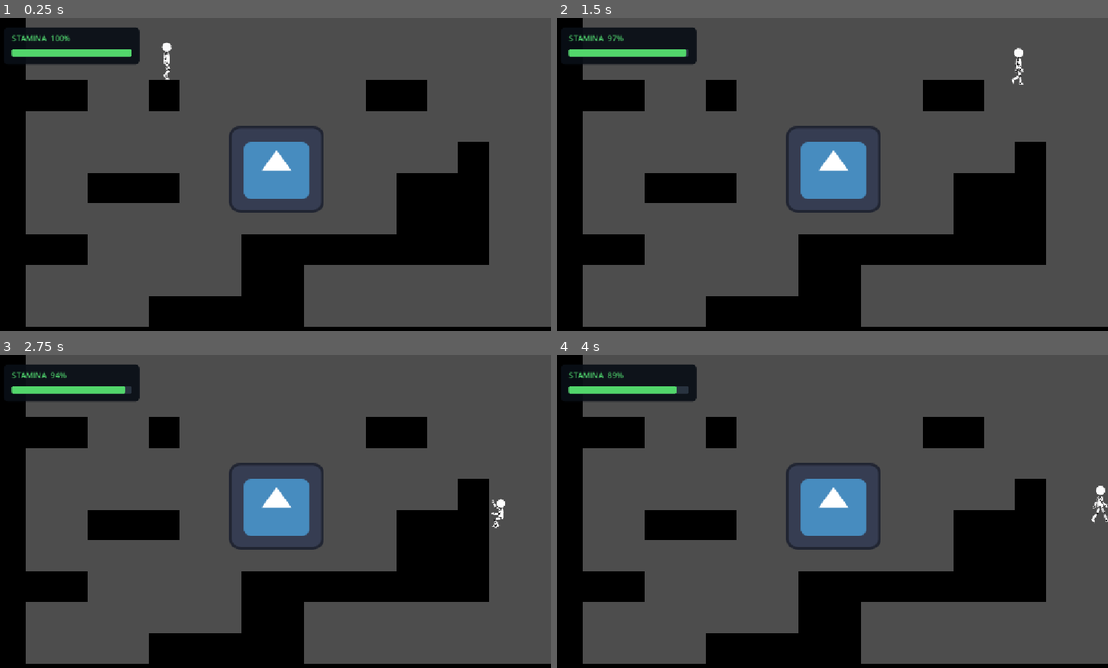
Above: before the commit, frames 1-4 (two rows, left to right).
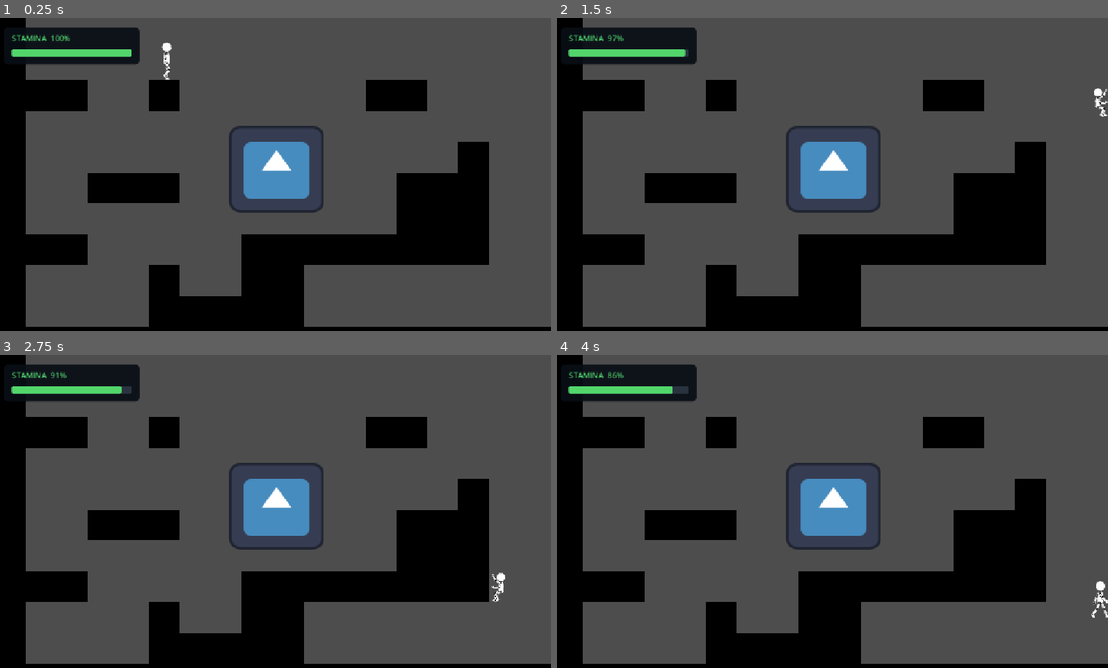
Above: after the commit, the same moments.

Repository: DonDuncombe/Strike
Game: Godot game, scene res://scenes/main.tscn
Two runs of this game, one before a commit and one after it. Both use one fixed random seed, a clock stepped at 60 frames per second and the inputs below. The engine's default icon, where the game draws it, is replaced by a stand-in: a white triangle on a blue panel in a dark square.
Inputs:
- Up to frame 1 (0.25 s): no input
- Up to frame 2 (1.5 s): tap Enter at 0.5 s; hold D (move_right) from 0.53 s (still down); tap W (climb) at 0.6 s; tap Space (move_jump) at 0.77 s; tap F (dash) at 0.8, 1.35 s
- Up to frame 3 (2.75 s): tap Space (move_jump) at 1.52 s; tap W (climb) at 1.55, 2.1 s; release D (move_right) at 2.03 s; hold A (move_left) from 2.03 s (still down); tap F (dash) at 2.3 s
- Up to frame 4 (4 s): release A (move_left) at 2.78 s; hold D (move_right) from 2.78 s (still down); tap F (dash) at 2.85, 3.8 s; tap Space (move_jump) at 3.02, 3.77 s; tap W (climb) at 3.05, 3.6 s

The runs differ from the first frame. In frame 1, 0.6% of the frame differs, in the area x 27-33%, y 78-89%; in frame 2, 0.8%; in frame 3, 0.8%; in frame 4, 0.9%, in the area x 10-100%, y 5-89%.

Commit message:
player movement tuning

Diff:
--- a/scenes/main.tscn
+++ b/scenes/main.tscn
@@ -28,13 +28,19 @@
 
 [node name="Player" parent="." unique_id=2061209260 instance=ExtResource("1_o5qli")]
 position = Vector2(356, 57)
+move_speed = 140.0
+walk_cycle_distance = 200.0
+climb_cycle_distance = 200.0
+max_fall_speed = 2500.0
 dash_unlocked = true
 double_jump_unlocked = true
 wall_climb_unlocked = true
-wall_climb_speed = 150.0
-wall_jump_impulse = Vector2(250, -800)
+wall_climb_speed = 80.0
+wall_jump_impulse = Vector2(250, -700)
 wall_jump_input_grace = 0.4
-dash_speed = 1000.0
+wall_low_stamina_threshold = 15.0
+wall_tired_slide_speed = 30.0
+dash_speed = 1500.0
 
 [node name="StaticBody2D" type="StaticBody2D" parent="." unique_id=2109793010]
 position = Vector2(584, 313)
@@ -50,5 +56,5 @@
 shape = SubResource("RectangleShape2D_u4gc1")
 
 [node name="CollisionGrid" type="TileMapLayer" parent="." unique_id=1249759944]
-tile_map_data = PackedByteArray("AAAAAAQAAAAAAAAAAAAAAAoAAAA …(1376 unchanged characters)… AAAAAAAAFAAUAAAAAAAAAAAANAAIAAAAAAAAAAAA=")
+tile_map_data = PackedByteArray("AAAAAAQAAAAAAAAAAAAAAAoAAAA …(1376 unchanged characters)… AAAAAAAAFAAUAAAAAAAAAAAANAAIAAAAAAAAAAAAFAAgAAAAAAAAAAAA=")
 tile_set = SubResource("TileSet_u4gc1")
--- a/scenes/player.tscn
+++ b/scenes/player.tscn
@@ -184,76 +184,6 @@
 region = Rect2(0, 512, 256, 256)
 filter_clip = true
 
-[sub_resource type="AtlasTexture" id="walk_11"]
-atlas = ExtResource("walk")
-region = Rect2(256, 512, 256, 256)
-filter_clip = true
-
-[sub_resource type="AtlasTexture" id="walk_12"]
-atlas = ExtResource("walk")
-region = Rect2(512, 512, 256, 256)
-filter_clip = true
-
-[sub_resource type="AtlasTexture" id="walk_13"]
-atlas = ExtResource("walk")
-region = Rect2(768, 512, 256, 256)
-filter_clip = true
-
-[sub_resource type="AtlasTexture" id="walk_14"]
-atlas = ExtResource("walk")
-region = Rect2(1024, 512, 256, 256)
-filter_clip = true
-
-[sub_resource type="AtlasTexture" id="walk_15"]
-atlas = ExtResource("walk")
-region = Rect2(0, 768, 256, 256)
-filter_clip = true
-
-[sub_resource type="AtlasTexture" id="walk_16"]
-atlas = ExtResource("walk")
-region = Rect2(256, 768, 256, 256)
-filter_clip = true
-
-[sub_resource type="AtlasTexture" id="walk_17"]
-atlas = ExtResource("walk")
-region = Rect2(512, 768, 256, 256)
-filter_clip = true
-
-[sub_resource type="AtlasTexture" id="walk_18"]
-atlas = ExtResource("walk")
-region = Rect2(768, 768, 256, 256)
-filter_clip = true
-
-[sub_resource type="AtlasTexture" id="walk_19"]
-atlas = ExtResource("walk")
-region = Rect2(1024, 768, 256, 256)
-filter_clip = true
-
-[sub_resource type="AtlasTexture" id="walk_20"]
-atlas = ExtResource("walk")
-region = Rect2(0, 1024, 256, 256)
-filter_clip = true
-
-[sub_resource type="AtlasTexture" id="walk_21"]
-atlas = ExtResource("walk")
-region = Rect2(256, 1024, 256, 256)
-filter_clip = true
-
-[sub_resource type="AtlasTexture" id="walk_22"]
-atlas = ExtResource("walk")
-region = Rect2(512, 1024, 256, 256)
-filter_clip = true
-
-[sub_resource type="AtlasTexture" id="walk_23"]
-atlas = ExtResource("walk")
-region = Rect2(768, 1024, 256, 256)
-filter_clip = true
-
-[sub_resource type="AtlasTexture" id="walk_24"]
-atlas = ExtResource("walk")
-region = Rect2(1024, 1024, 256, 256)
-filter_clip = true
-
 [sub_resource type="SpriteFrames" id="SpriteFrames_u4gc1"]
 animations = [{
 "frames": [{
@@ -401,51 +331,9 @@
 }, {
 "duration": 1.0,
 "texture": SubResource("walk_10")
-}, {
-"duration": 1.0,
-"texture": SubResource("walk_11")
-}, {
-"duration": 1.0,
-"texture": SubResource("walk_12")
-}, {
-"duration": 1.0,
-"texture": SubResource("walk_13")
-}, {
-"duration": 1.0,
-"texture": SubResource("walk_14")
-}, {
-"duration": 1.0,
-"texture": SubResource("walk_15")
-}, {
-"duration": 1.0,
-"texture": SubResource("walk_16")
-}, {
-"duration": 1.0,
-"texture": SubResource("walk_17")
-}, {
-"duration": 1.0,
-"texture": SubResource("walk_18")
-}, {
-"duration": 1.0,
-"texture": SubResource("walk_19")
-}, {
-"duration": 1.0,
-"texture": SubResource("walk_20")
-}, {
-"duration": 1.0,
-"texture": SubResource("walk_21")
-}, {
-"duration": 1.0,
-"texture": SubResource("walk_22")
-}, {
-"duration": 1.0,
-"texture": SubResource("walk_23")
-}, {
-"duration": 1.0,
-"texture": SubResource("walk_24")
-}],
-"loop": 1,
-"name": &"run",
+}],
+"loop": 1,
+"name": &"walk",
 "speed": 10.0
 }]
 
--- a/scripts/player.gd
+++ b/scripts/player.gd
@@ -8,7 +8,7 @@
 signal stamina_changed(value: float)
 signal stamina_exhausted()
 
-enum PlayerState { IDLE, RUN, JUMP, FALL, DASH, WALL_SLIDE, WALL_HOLD, WALL_CLIMB, WALL_REPOSITION }
+enum PlayerState { IDLE, WALK, JUMP, FALL, DASH, WALL_SLIDE, WALL_HOLD, WALL_CLIMB, WALL_REPOSITION }
 
 @export_category("Node References")
 @export var sprite: Node2D
@@ -19,6 +19,12 @@
 @export var friction: float = 1600.0
 @export var air_acceleration: float = 800.0
 @export var air_resistance: float = 300.0
+
+@export_category("Animation Travel")
+## Source-image pixels traveled over one animation cycle (11 walk frames or 25 climb frames).
+## Tune these to match planted feet/hands; world sprite scale is applied automatically.
+@export_range(1.0, 2000.0, 1.0) var walk_cycle_distance: float = 300.0
+@export_range(1.0, 2000.0, 1.0) var climb_cycle_distance: float = 400.0
 
 @export_category("Stamina")
 ## Stamina percentage. Also sets the starting stamina in the Inspector.
@@ -98,6 +104,9 @@
 var ground_jump_available: bool = false
 var is_climbing: bool = false
 var dash_start_vertical_velocity: float = 0.0
+
+var _animation_cycle: float = 0.0
+var _animation_travel: Vector2 = Vector2.ZERO
 
 var current_state: PlayerState = PlayerState.IDLE
 var _state_transitions: Dictionary = {}
@@ -173,9 +182,9 @@
 			{"target": PlayerState.WALL_SLIDE, "condition": Callable(self, "_cond_is_wall_sliding")},
 			{"target": PlayerState.JUMP, "condition": Callable(self, "_cond_is_jumping")},
 			{"target": PlayerState.FALL, "condition": Callable(self, "_cond_is_falling")},
-			{"target": PlayerState.RUN, "condition": Callable(self, "_cond_is_running")}
+			{"target": PlayerState.WALK, "condition": Callable(self, "_cond_is_walking")}
 		],
-		PlayerState.RUN: [
+		PlayerState.WALK: [
 			{"target": PlayerState.DASH, "condition": Callable(self, "_cond_is_dashing")},
 			{"target": PlayerState.WALL_SLIDE, "condition": Callable(self, "_cond_is_wall_sliding")},
 			{"target": PlayerState.JUMP, "condition": Callable(self, "_cond_is_jumping")},
@@ -186,28 +195,28 @@
 			{"target": PlayerState.DASH, "condition": Callable(self, "_cond_is_dashing")},
 			{"target": PlayerState.WALL_SLIDE, "condition": Callable(self, "_cond_is_wall_sliding")},
 			{"target": PlayerState.FALL, "condition": Callable(self, "_cond_is_falling")},
-			{"target": PlayerState.RUN, "condition": Callable(self, "_cond_is_grounded_running")},
+			{"target": PlayerState.WALK, "condition": Callable(self, "_cond_is_grounded_walking")},
 			{"target": PlayerState.IDLE, "condition": Callable(self, "_cond_is_idle")}
 		],
 		PlayerState.FALL: [
 			{"target": PlayerState.DASH, "condition": Callable(self, "_cond_is_dashing")},
 			{"target": PlayerState.WALL_SLIDE, "condition": Callable(self, "_cond_is_wall_sliding")},
 			{"target": PlayerState.JUMP, "condition": Callable(self, "_cond_is_jumping")},
-			{"target": PlayerState.RUN, "condition": Callable(self, "_cond_is_grounded_running")},
+			{"target": PlayerState.WALK, "condition": Callable(self, "_cond_is_grounded_walking")},
 			{"target": PlayerState.IDLE, "condition": Callable(self, "_cond_is_idle")}
 		],
 		PlayerState.DASH: [
 			{"target": PlayerState.WALL_SLIDE, "condition": Callable(self, "_cond_dash_ended_wall_slide")},
 			{"target": PlayerState.JUMP, "condition": Callable(self, "_cond_dash_ended_jumping")},
 			{"target": PlayerState.FALL, "condition": Callable(self, "_cond_dash_ended_falling")},
-			{"target": PlayerState.RUN, "condition": Callable(self, "_cond_dash_ended_running")},
+			{"target": PlayerState.WALK, "condition": Callable(self, "_cond_dash_ended_walking")},
 			{"target": PlayerState.IDLE, "condition": Callable(self, "_cond_dash_ended_idle")}
 		],
 		PlayerState.WALL_SLIDE: [
 			{"target": PlayerState.DASH, "condition": Callable(self, "_cond_is_dashing")},
 			{"target": PlayerState.JUMP, "condition": Callable(self, "_cond_is_jumping")},
 			{"target": PlayerState.FALL, "condition": Callable(self, "_cond_not_wall_sliding")},
-			{"target": PlayerState.RUN, "condition": Callable(self, "_cond_is_grounded_running")},
+			{"target": PlayerState.WALK, "condition": Callable(self, "_cond_is_grounded_walking")},
 			{"target": PlayerState.IDLE, "condition": Callable(self, "_cond_is_idle")}
 		]
 	}
@@ -223,7 +232,7 @@
 	if is_dashing:
 		_process_dash(delta)
 		_update_sprite_facing(dash_direction.x)
-		move_and_slide()
+		_move_with_animation_travel()
 		_process_state_transitions()
 		_update_animation()
 		return
@@ -233,7 +242,7 @@
 	if is_dashing:
 		_process_dash(delta)
 		_update_sprite_facing(dash_direction.x)
-		move_and_slide()
+		_move_with_animation_travel()
 		_process_state_transitions()
 		_update_animation()
 		return
@@ -256,7 +265,7 @@
 
 	_resolve_facing(cached_input_dir)
 
-	move_and_slide()
+	_move_with_animation_travel()
 	_recover_stamina(delta)
 	_process_state_transitions()
 	_update_animation()
@@ -276,7 +285,7 @@
 		if is_dashing:
 			_transition_to_state(PlayerState.DASH)
 		elif is_on_floor():
-			_transition_to_state(PlayerState.RUN if absf(velocity.x) > 0.0 else PlayerState.IDLE)
+			_transition_to_state(PlayerState.WALK if absf(velocity.x) > 0.0 else PlayerState.IDLE)
 		else:
 			_transition_to_state(PlayerState.JUMP if velocity.y < 0.0 else PlayerState.FALL)
 		return
@@ -324,10 +333,10 @@
 func _cond_is_falling() -> bool:
 	return not is_on_floor() and velocity.y >= 0.0 and not is_dashing
 
-func _cond_is_running() -> bool:
+func _cond_is_walking() -> bool:
 	return is_on_floor() and (cached_input_dir != 0.0 or velocity.x != 0.0)
 
-func _cond_is_grounded_running() -> bool:
+func _cond_is_grounded_walking() -> bool:
 	return is_on_floor() and cached_input_dir != 0.0
 
 func _cond_is_idle() -> bool:
@@ -336,7 +345,7 @@
 func _cond_dash_ended_idle() -> bool:
 	return not is_dashing and is_on_floor() and cached_input_dir == 0.0
 
-func _cond_dash_ended_running() -> bool:
+func _cond_dash_ended_walking() -> bool:
 	return not is_dashing and is_on_floor() and cached_input_dir != 0.0
 
 func _cond_dash_ended_jumping() -> bool:
@@ -371,18 +380,29 @@
 	else:
 		sprite.scale.x = absf(sprite.scale.x) * target_sign
 
-# The supplied sheets contain walk and climb cycles; other states use still poses.
+# Capture only this physics move, excluding teleports between ticks.
+func _move_with_animation_travel() -> void:
+	var before_move: Vector2 = global_position
+	move_and_slide()
+	_animation_travel = global_position - before_move
+
+# Locomotion is distance-driven: FPS and speed_scale do not control its cadence.
 func _update_animation() -> void:
+	var travel: Vector2 = _animation_travel
+	_animation_travel = Vector2.ZERO
 	if not sprite is AnimatedSprite2D:
 		return
 	var animated_sprite: AnimatedSprite2D = sprite as AnimatedSprite2D
 	var animation_name: StringName = &"idle"
-	var playback_speed: float = 1.0
-	var hold_pose: bool = false
+	var cycle_advance: float = 0.0
+	var distance_driven: bool = false
 	match current_state:
-		PlayerState.RUN:
-			animation_name = &"run"
-			playback_speed = absf(velocity.x) / maxf(move_speed, 1.0)
+		PlayerState.WALK:
+			animation_name = &"walk"
+			distance_driven = true
+			var cycle_distance: float = walk_cycle_distance * animated_sprite.global_transform.x.length()
+			if absf(travel.x) > 0.001:
+				cycle_advance = absf(travel.x) / maxf(cycle_distance, 0.001)
 		PlayerState.JUMP:
 			animation_name = &"jump"
 		PlayerState.FALL:
@@ -391,13 +411,37 @@
 			animation_name = &"dash"
 		PlayerState.WALL_CLIMB, PlayerState.WALL_SLIDE, PlayerState.WALL_HOLD, PlayerState.WALL_REPOSITION:
 			animation_name = &"climb"
-			playback_speed = -velocity.y / maxf(wall_climb_speed, 1.0)
-			hold_pose = is_zero_approx(velocity.y) or current_state == PlayerState.WALL_REPOSITION
+			distance_driven = true
+			var cycle_distance: float = climb_cycle_distance * animated_sprite.global_transform.y.length()
+			# Tired slipping keeps the grip pose; intentional descent reverses the cycle.
+			if is_climbing and Input.get_axis("move_up", "move_down") != 0.0 and absf(travel.y) > 0.001:
+				cycle_advance = -travel.y / maxf(cycle_distance, 0.001)
 	if animated_sprite.sprite_frames == null or not animated_sprite.sprite_frames.has_animation(animation_name):
 		return
-	animated_sprite.play(animation_name, playback_speed)
-	if hold_pose:
+	if animated_sprite.animation != animation_name:
+		_animation_cycle = 0.0
+		animated_sprite.animation = animation_name
+	if distance_driven:
 		animated_sprite.pause()
+		_animation_cycle = fposmod(_animation_cycle + cycle_advance, 1.0)
+		_set_locomotion_frame(animated_sprite)
+	else:
+		animated_sprite.play(animation_name)
+
+func _set_locomotion_frame(animated_sprite: AnimatedSprite2D) -> void:
+	var frames: SpriteFrames = animated_sprite.sprite_frames
+	var animation_name: StringName = animated_sprite.animation
+	var frame_count: int = frames.get_frame_count(animation_name)
+	var total_duration: float = 0.0
+	for index: int in range(frame_count):
+		total_duration += frames.get_frame_duration(animation_name, index)
+	var remaining: float = _animation_cycle * total_duration
+	for index: int in range(frame_count):
+		var duration: float = frames.get_frame_duration(animation_name, index)
+		if remaining < duration or index == frame_count - 1:
+			animated_sprite.set_frame_and_progress(index, remaining / maxf(duration, 0.001))
+			return
+		remaining -= duration
 
 func _get_current_facing_direction() -> float:
 	if sprite == null:
--- a/tests/player_animation_test.gd
+++ b/tests/player_animation_test.gd
@@ -1,40 +1,98 @@
 extends SceneTree
+
+var failures: int = 0
 
 func _initialize() -> void:
 	_run.call_deferred()
+
+func _check(condition: bool, message: String) -> void:
+	if not condition:
+		failures += 1
+		printerr(message)
 
 func _run() -> void:
 	var player: PlayerController = load("res://scenes/player.tscn").instantiate()
 	root.add_child(player)
 	player.set_physics_process(false)
 	var sprite: AnimatedSprite2D = player.get_node("AnimatedSprite2D")
-	assert(sprite.animation == &"idle")
-	assert(sprite.sprite_frames.get_frame_count(&"run") == 25)
-	assert(sprite.sprite_frames.get_frame_count(&"climb") == 25)
-	player.current_state = PlayerController.PlayerState.RUN
-	player.velocity = Vector2(100, 0)
+	_check(sprite.animation == &"idle", "Starts idle")
+	_check(sprite.sprite_frames.get_frame_count(&"walk") == 11, "Walk uses exactly 11 frames")
+	for index: int in range(11):
+		var texture: AtlasTexture = sprite.sprite_frames.get_frame_texture(&"walk", index) as AtlasTexture
+		var expected_region: Rect2 = Rect2((index % 5) * 256, floori(index / 5.0) * 256, 256, 256)
+		_check(texture != null and texture.region == expected_region, "Walk frames follow sheet order: %d" % index)
+	var walk_distance: float = player.walk_cycle_distance * sprite.global_transform.x.length()
+	player.current_state = PlayerController.PlayerState.WALK
+	player._animation_travel = Vector2(walk_distance * 0.25, 0.0)
 	player._update_animation()
-	assert(sprite.animation == &"run")
-	assert(is_equal_approx(sprite.get_playing_speed(), 0.5))
-	await create_timer(0.2).timeout
-	assert(sprite.frame > 0)
-	player._update_sprite_facing(-1)
-	assert(sprite.flip_h)
+	_check(is_equal_approx(player._animation_cycle, 0.25), "Quarter cycle follows quarter travel")
+	_check(sprite.animation == &"walk", "Walking state selects walk animation")
+	_check(sprite.frame == 2 and is_equal_approx(sprite.frame_progress, 0.75), "11-frame walk phase mapping")
+	player._animation_travel = Vector2(walk_distance, 0.0)
+	player._update_animation()
+	_check(sprite.frame == 2 and is_equal_approx(sprite.frame_progress, 0.75), "Full walk cycle loops to the same frame and progress")
+	var held_frame: int = sprite.frame
+	await create_timer(0.1).timeout
+	_check(sprite.frame == held_frame, "Clock cannot advance distance-driven animation")
+	for speed: float in [0.0, 0.5, 3.0, -2.0]:
+		sprite.speed_scale = speed
+		sprite.sprite_frames.set_animation_speed(&"walk", 60.0)
+		player.move_speed = 700.0
+		player.stamina = 9.0
+		player._animation_cycle = 0.0
+		for step: int in range(10):
+			player._animation_travel = Vector2(walk_distance * 0.025, 0.0)
+			player._update_animation()
+		_check(is_equal_approx(player._animation_cycle, 0.25), "Equal travel must ignore FPS, playback speed, stamina and maximum speed")
+	player._animation_cycle = 0.0
+	sprite.scale *= 2.0
+	player._animation_travel = Vector2(-walk_distance * 0.5, 0.0)
+	player._update_sprite_facing(-1.0)
+	player._update_animation()
+	_check(sprite.flip_h and is_equal_approx(player._animation_cycle, 0.25), "Scale and leftward movement")
+	sprite.scale *= 0.5
 	player.current_state = PlayerController.PlayerState.WALL_CLIMB
-	player.velocity.y = -120
+	player.is_climbing = true
+	var climb_distance: float = player.climb_cycle_distance * sprite.global_transform.y.length()
+	Input.action_press("move_up")
+	player._animation_travel = Vector2(0.0, -climb_distance * 0.4)
 	player._update_animation()
-	assert(sprite.animation == &"climb" and sprite.get_playing_speed() > 0)
+	_check(is_equal_approx(player._animation_cycle, 0.4), "Upward travel advances climb")
+	Input.action_release("move_up")
 	player.current_state = PlayerController.PlayerState.WALL_HOLD
-	player.velocity.y = 0
 	player._update_animation()
-	assert(not sprite.is_playing())
+	_check(is_equal_approx(player._animation_cycle, 0.4), "Hold preserves grip phase")
+	Input.action_press("move_down")
+	player.current_state = PlayerController.PlayerState.WALL_REPOSITION
+	player._animation_travel = Vector2(0.0, climb_distance * 0.1)
+	player._update_animation()
+	_check(is_equal_approx(player._animation_cycle, 0.3), "Descent reverses phase even during reposition")
+	Input.action_release("move_down")
 	player.current_state = PlayerController.PlayerState.WALL_SLIDE
-	player.velocity.y = 60
+	player._animation_travel = Vector2(0.0, 3.0)
 	player._update_animation()
-	assert(sprite.get_playing_speed() < 0)
+	_check(is_equal_approx(player._animation_cycle, 0.3), "Tired slipping preserves grip pose")
+	player.current_state = PlayerController.PlayerState.WALK
+	player._update_animation()
+	player.position += Vector2(1000.0, 1000.0)
+	player.velocity = Vector2.ZERO
+	player._move_with_animation_travel()
+	player._update_animation()
+	_check(is_zero_approx(player._animation_cycle), "Teleport between ticks does not advance cycle")
+	# Exercise the same collision-movement capture used by the physics loop.
+	var start_x: float = player.global_position.x
+	player.velocity = Vector2(120.0, 0.0)
+	player._move_with_animation_travel()
+	player._update_animation()
+	_check(player._animation_cycle > 0.0 and is_equal_approx(player._animation_cycle, (player.global_position.x - start_x) / walk_distance), "Actual movement advances the rendered cycle")
+	player._animation_cycle = 0.0
+	sprite.sprite_frames.set_frame(&"walk", 0, sprite.sprite_frames.get_frame_texture(&"walk", 0), 2.0)
+	player._animation_travel = Vector2(walk_distance / 12.0, 0.0)
+	player._update_animation()
+	_check(sprite.frame == 0 and is_equal_approx(sprite.frame_progress, 0.5), "Relative frame durations retain their timing within the distance cycle")
 	for state: int in [PlayerController.PlayerState.JUMP, PlayerController.PlayerState.FALL, PlayerController.PlayerState.DASH]:
 		player.current_state = state as PlayerController.PlayerState
 		player._update_animation()
-		assert(sprite.sprite_frames.get_frame_count(sprite.animation) == 1)
-	print("Skelly animation checks passed")
-	quit()
+		_check(sprite.sprite_frames.get_frame_count(sprite.animation) == 1, "Air states retain still poses")
+	print("Animation tests: ", failures, " failures")
+	quit(1 if failures > 0 else 0)
